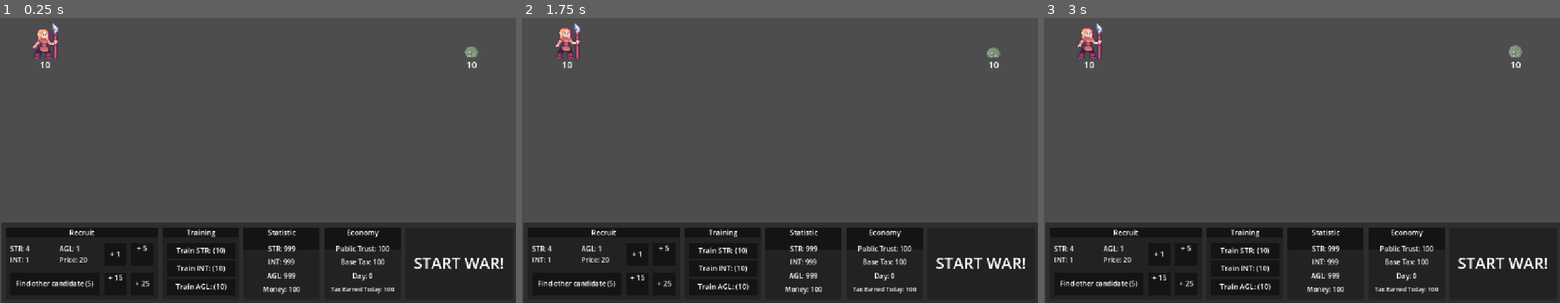
Above: before the commit, frames 1-3 (left to right).
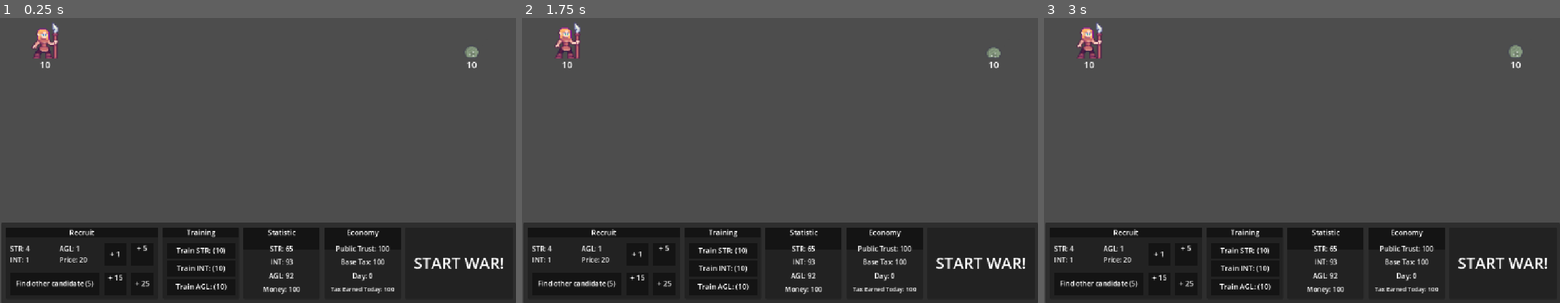
Above: after the commit, the same moments.

Repository: Stratmitos/game-dev-js-2025
Game: Godot game, scene res://Gameplay.tscn
Two runs of this game, one before a commit and one after it. Both use one fixed random seed, a clock stepped at 60 frames per second and the inputs below.
Inputs (mouse positions are in pixels of both pictures, inside the frame that each line leads up to):
- Up to frame 1 (0.25 s): no input
- Up to frame 2 (1.75 s): tap Enter at 0.5 s; move the mouse to (893, 143) at 0.52 s; click (893, 143) at 0.67 s; move the mouse to (676, 171) at 1.27 s; click (676, 171) at 1.42 s
- Up to frame 3 (3 s): move the mouse to (1353, 94) at 2.02 s; click (1353, 94) at 2.17 s; move the mouse to (1276, 217) at 2.77 s; click (1276, 217) at 2.92 s

The runs differ from the first frame. In frame 1, 0.2% of the frame differs, in the area x 51-93%, y 10-92%; in frame 2, 0.2%; in frame 3, 0.2%.
Error before the commit: Parse Error: Identifier "economy" not declared in the current scope. (res://Gameplay.gd:24)

Commit message:
Add: core loop gameplay

Diff:
--- a/Gameplay.gd
+++ b/Gameplay.gd
@@ -1,16 +1,30 @@
 extends Node2D
 
+@onready var ui_node: Panel = $MenuPanel
+
+@onready var economy: Panel = ui_node.get_node("Economy")
+
+@onready var statistic: Panel = ui_node.get_node("StatisticPanel")
+
 # Called when the node enters the scene tree for the first time.
-func _ready():
+func _ready() -> void:
+	start()
+	$GirlTroop.war_is_over.connect(func(is_win) : _on_war_is_over(is_win))
+	$Slime.war_is_over.connect(func(is_win) : _on_war_is_over(is_win))
+
+func start() -> void:
 	$GirlTroop.spawn(1052.0, AttributeHandler.player)
 	$Slime.spawn(100.0, AttributeHandler.enemy)
-	$MenuPanel/StatisticPanel.refresh_attribute()
+	economy.set_day_passed(economy.get_day_passed() + 1)
+	statistic.refresh_attribute()
+	print("Start over")
 
 func _on_player_recruit_troop(value: int) -> void:
 	$GirlTroop.on_player_add_troop(value)
 
-func _on_player_start_war(event):
+func _on_player_start_war(event) -> void:
 	if event is InputEventMouseButton and event.pressed:
+		MoneyHandler.toggle_allowed_to_spent_money(false)
 		$GirlTroop.move()
 		$Slime.move()
 
